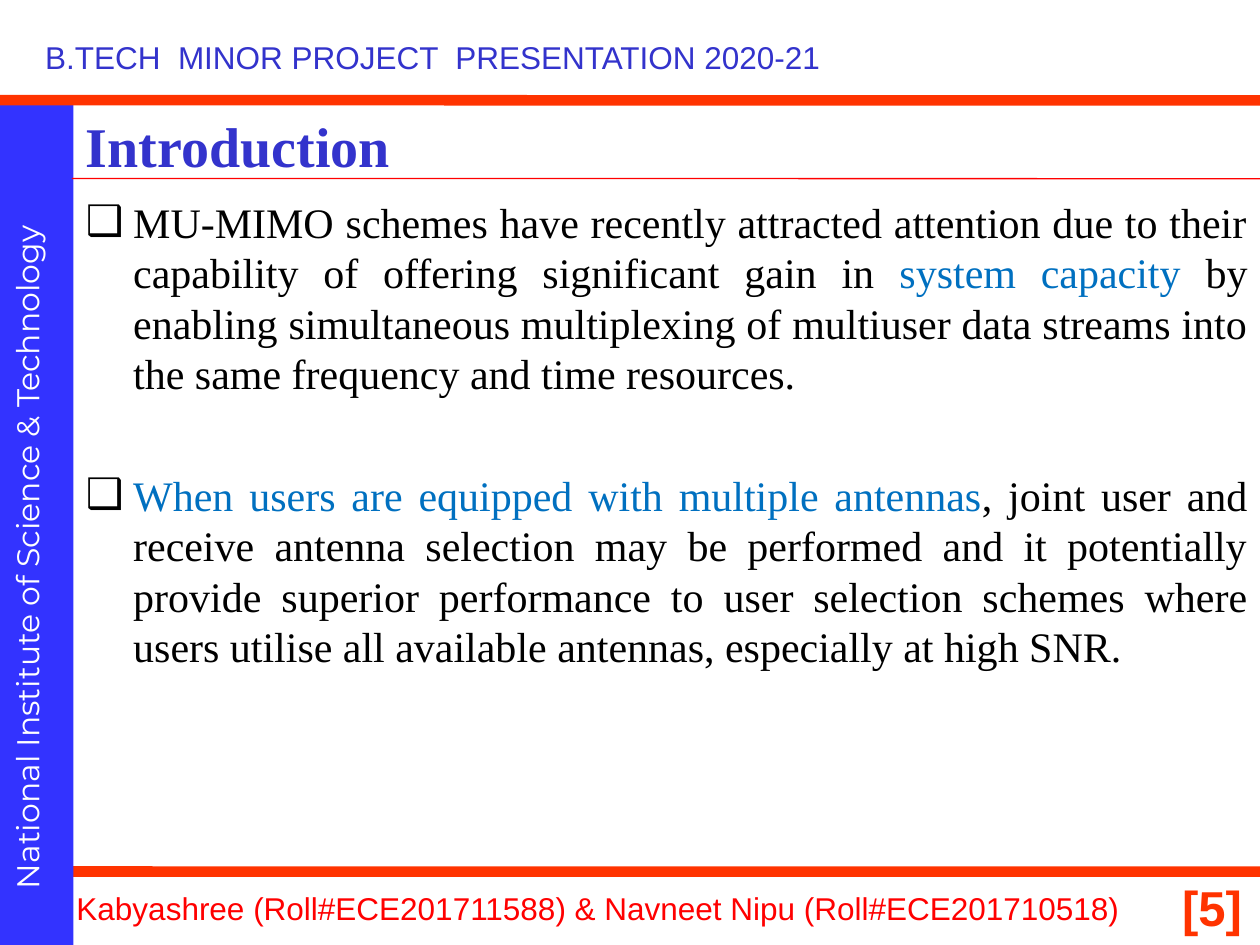
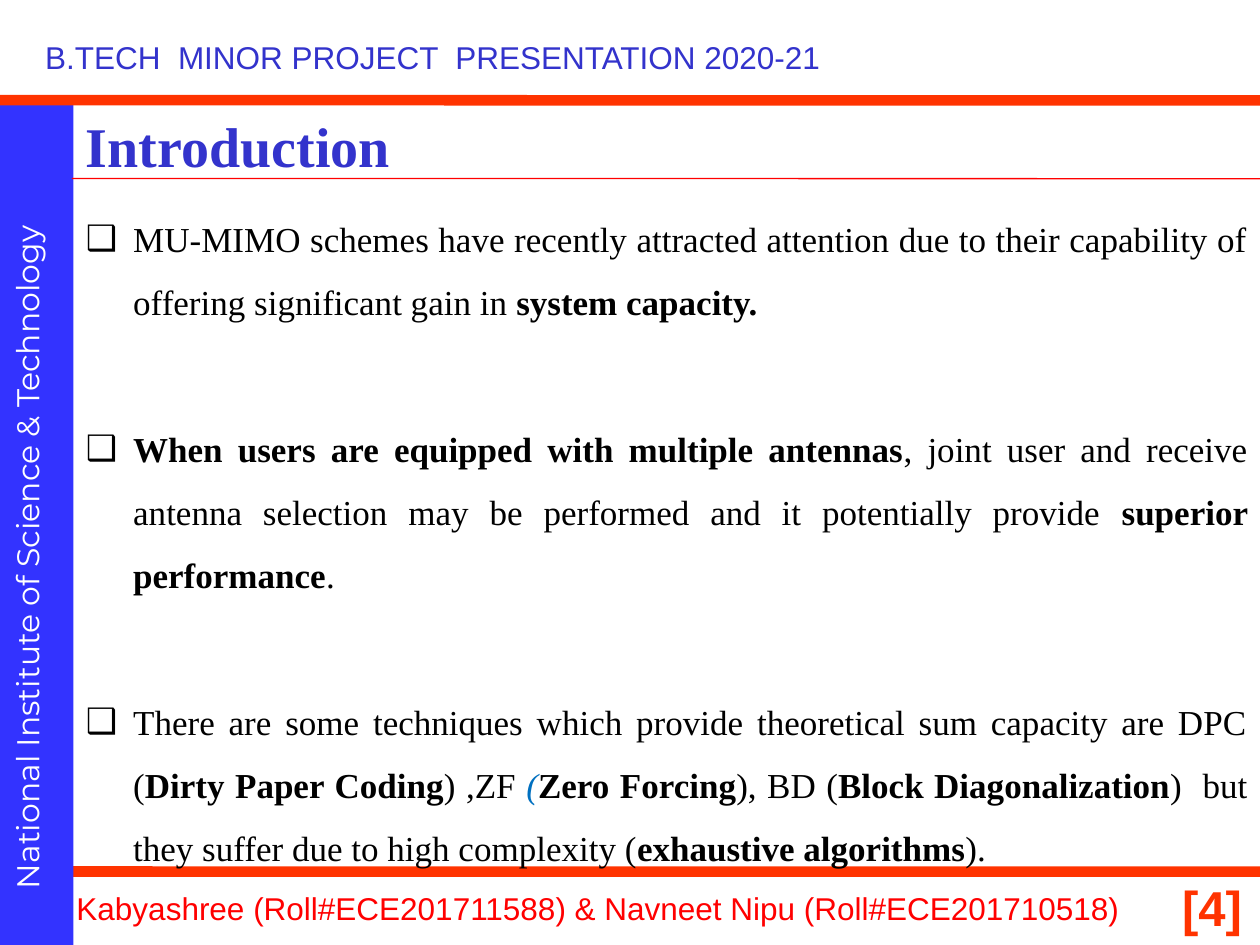
Before and after one commit to navneetnipu/btech_project, a slide deck: slide 4 of minor ppt (2) (2).pptx (slide 5 before the commit). Drawn at 1260x945 pixels with LibreOffice and Linux fonts; fonts in the diff are those of the drawing; background and template pictures are left out. Boxes give left, top, right and bottom in pixels: in the first picture for what was removed or moved away, otherwise in the second. Text is boxed around its words. In the diff, an @@ line names an element or a change of style, - is before the commit and + after.

```diff
--- a/minor ppt (2) (2).pptx
+++ b/minor ppt (2) (2).pptx
@@ text at (133,227,1248,868): text changed; size 24 to 20 pt @@
-❑ MU-MIMO schemes have recently attracted attention due to their capability of offering significant gain in system capacity by enabling simultaneous multiplexing of multiuser data streams into the same frequency and time resources.
-❑ When users are equipped with multiple antennas, joint user and receive antenna selection may be performed and it potentially provide superior performance to user selection schemes where users utilise all available antennas, especially at high SNR.
+❑ MU-MIMO schemes have recently attracted attention due to their capability of offering significant gain in system capacity.
+❑ When users are equipped with multiple antennas, joint user and receive antenna selection may be performed and it potentially provide superior performance.
+❑ There are some techniques which provide theoretical sum capacity are DPC (Dirty Paper Coding) ,ZF (Zero Forcing), BD (Block Diagonalization) but they suffer due to high complexity (exhaustive algorithms).
@@ page number at (1182,890,1242,937): text changed @@
-[5]
+[4]
```
Also in this commit, not shown: 13 other slides changed, 12 slides added, 4 slides removed, 2 other files.
